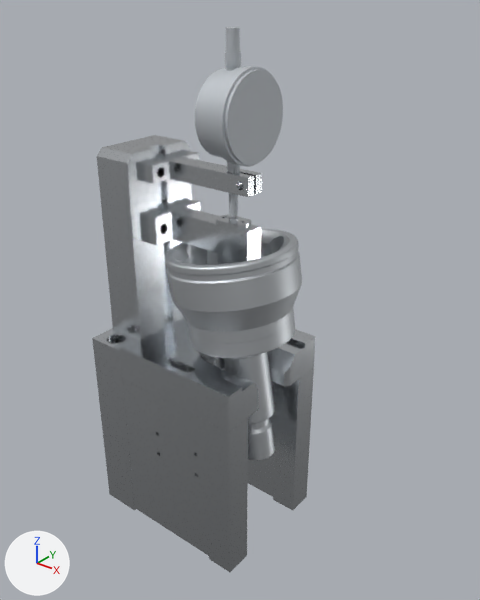
One commit to the glTF model BJ_OUTERRACE/VC_/VC_.glb: the scene before it, then after it.
Both versions are drawn from a 50 mm lens placed at (0.266, -0.317, 0.388), pointed at (0.012, 0.001, 0.191). Lighting does not change. The marker at lower left points along +X, +Y and +Z. The first picture is the older version. Both versions are drawn at frame 57 of the action 'CombinedAction'; the numbers are the values there.

In view in the first picture: 'BJ_100C', 'VC_', 'VC_.002', 'VC_.003', 'VC_.007', 'VC_.008', 'VC_.015', 'VC_.016', 'VC_.017' and 2 more.
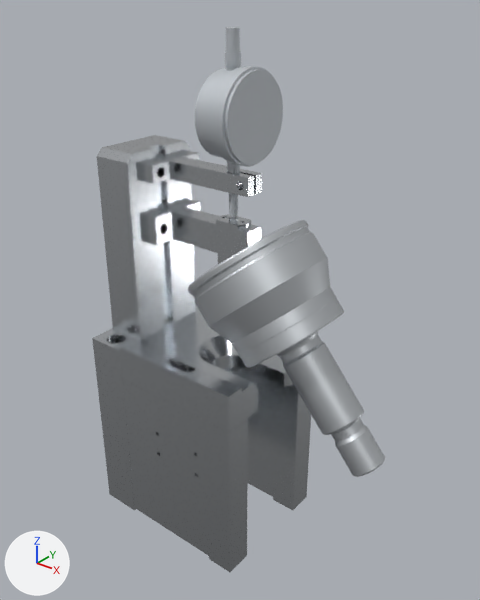
What differs and where, as boxes [x1, y1, x2, y2] in the pictures (480 x 600 px):
'BJ_100C', moved, turned
    before: [164, 229, 302, 461]
    after: [188, 220, 385, 477]

What the commit changed:
Object 'BJ_100C' (ob_bj_100c) moves from (0.0343, 0.0, 0.0169) to (0.1505, 0.0, 0.0595).
Object 'BJ_100C' (ob_bj_100c) turns from (0, -9.3, 0) to (0, -40, 0) degrees about x, y and z.
